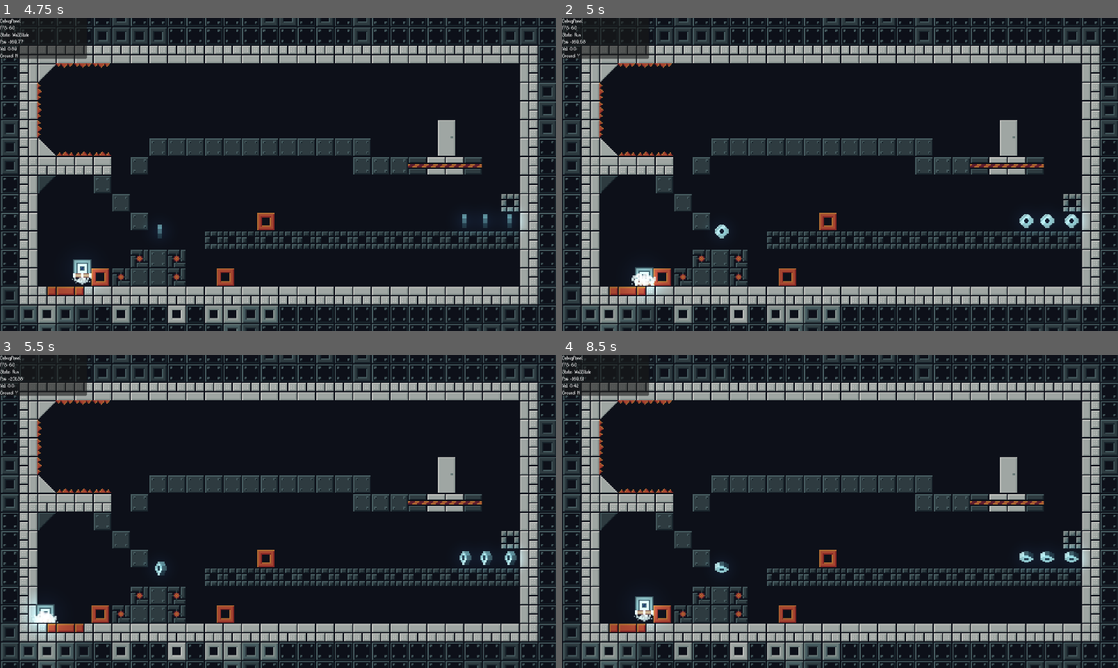
Above: before the commit, frames 1-4 (two rows, left to right).
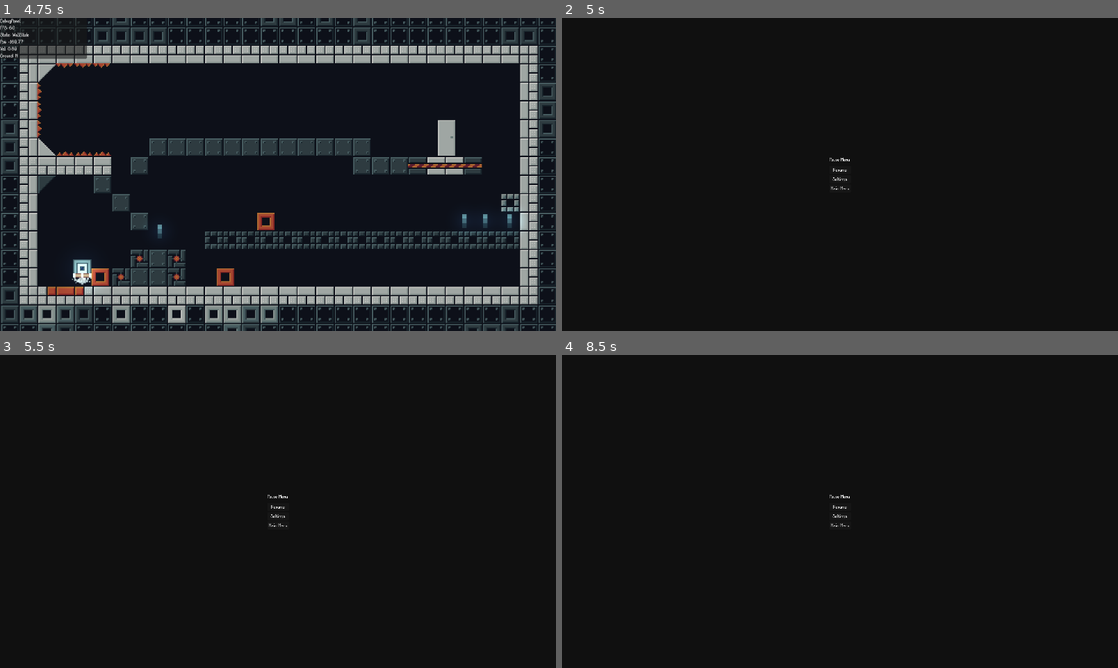
Above: after the commit, the same moments.

Repository: LeZellus/pistonprecision
Game: Godot game, scene res://scenes/worlds/MainScene.tscn
Two runs of this game, one before a commit and one after it. Both use one fixed random seed, a clock stepped at 60 frames per second and the inputs below.
Inputs:
- Up to frame 1 (4.75 s): click "Play" at 0.5 s; tap Enter (ui_accept) at 1.25 s; hold D (move_right) 1.28-2.78 s; tap Space (jump) at 1.52, 2.27, 3.77, 4.52 s; hold A (move_left) 2.78-3.53 s; hold D (move_right) from 3.53 s (still down)
- Up to frame 2 (5 s): keep holding D (move_right); tap Escape (ui_cancel) at 4.9 s
- Up to frame 3 (5.5 s): release D (move_right) at 5.03 s; hold A (move_left) from 5.03 s (still down); tap Space (jump) at 5.27 s
- Up to frame 4 (8.5 s): release A (move_left) at 5.78 s; hold D (move_right) 5.78-6.53 s; hold A (move_left) 6.53-8.03 s; tap Space (jump) at 6.77, 7.52, 8.27 s; hold D (move_right) from 8.03 s (still down)

Frame 1 is identical in both runs. In frame 2, 32% of the frame differs, in the area x 0-100%, y 0-100%; in frame 3, 32%; in frame 4, 32%.

Commit message:
state rework for world managment

Diff:
--- a/scripts/GameLevel.gd
+++ b/scripts/GameLevel.gd
@@ -26,96 +26,110 @@
 		pause_menu.settings_requested.connect(_show_settings_from_pause)
 		pause_menu.menu_requested.connect(_return_to_main_menu)
 
-	# Commencer par afficher le menu principal
+	# Commencer par le menu principal
 	_show_main_menu()
 
 func _input(event):
 	# Échap pendant le jeu = pause
-	if event.is_action_pressed("ui_cancel") and game_started and menu_layer and not menu_layer.visible:
+	if event.is_action_pressed("ui_cancel") and game_started and not _any_menu_visible():
 		_pause_game()
 
+func _any_menu_visible() -> bool:
+	return (main_menu and main_menu.visible) or \
+		   (settings_menu and settings_menu.visible) or \
+		   (pause_menu and pause_menu.visible)
+
 func _show_main_menu():
-	"""Affiche le menu principal et cache les autres"""
+	game_started = false
 	if menu_layer:
 		menu_layer.visible = true
 	if main_menu:
 		main_menu.visible = true
 	if settings_menu:
 		settings_menu.visible = false
+	if pause_menu:
+		pause_menu.visible = false
+
+	var game_manager = get_node_or_null("/root/GameManager")
+	if game_manager and game_manager.has_method("change_state"):
+		if "GameState" in game_manager:
+			game_manager.change_state(game_manager.GameState.MENU)
 
 func _show_settings():
-	"""Affiche le menu paramètres et cache le menu principal"""
 	if main_menu:
 		main_menu.visible = false
 	if settings_menu:
 		settings_menu.visible = true
 
 func _start_game():
-	"""Lance le jeu et cache tous les menus"""
+	"""Lance le jeu - le joueur sera créé par le SceneManager"""
 	print("Démarrage du jeu...")
 	game_started = true
 
-	# Cacher les menus AVANT d'initialiser le jeu
-	if menu_layer:
-		menu_layer.visible = false
+	# Cache tous les menus
+	_hide_all_menus()
 
-	# S'assurer que le GameManager est en mode PLAYING (avec vérification de sécurité)
+	# Changer l'état du GameManager
 	var game_manager = get_node_or_null("/root/GameManager")
 	if game_manager and game_manager.has_method("change_state"):
-		# Vérifier que l'enum GameState existe
 		if "GameState" in game_manager:
 			game_manager.change_state(game_manager.GameState.PLAYING)
-		else:
-			print("GameManager trouvé mais sans enum GameState")
-	else:
-		print("GameManager non trouvé ou méthode change_state manquante")
 
-	# MAINTENANT initialiser le jeu
+	# Vérifier les dépendances
 	if not starting_world:
 		push_error("Aucun monde de départ défini!")
 		return
 
-	var player_scene = preload("res://scenes/player/Player.tscn")
+	# NOUVEAU: Charger le monde qui créera automatiquement le joueur
+	await SceneManager.load_world_with_player(starting_world, starting_room)
 
-	SceneManager.initialize_with_player(player_scene)
-	await SceneManager.load_world(starting_world)
+	print("=== Jeu initialisé et prêt ===")
 
-	print("=== Initialisation terminée ===")
+func _hide_all_menus():
+	if menu_layer:
+		menu_layer.visible = false
+	if main_menu:
+		main_menu.visible = false
+	if settings_menu:
+		settings_menu.visible = false
+	if pause_menu:
+		pause_menu.visible = false
 
 # === GESTION DE LA PAUSE ===
 func _pause_game():
-	"""Met le jeu en pause"""
+	if not game_started:
+		return
+
 	if pause_menu:
 		pause_menu.show_pause()
+		if menu_layer:
+			menu_layer.visible = true
 
 func _resume_game():
-	"""Reprend le jeu"""
 	if pause_menu:
 		pause_menu.hide_pause()
+	if not _any_menu_visible():
+		if menu_layer:
+			menu_layer.visible = false
 
 func _show_settings_from_pause():
-	"""Affiche les paramètres depuis la pause"""
 	if pause_menu:
 		pause_menu.visible = false
 	if settings_menu:
 		settings_menu.visible = true
 
 func _return_to_main_menu():
-	"""Retourne au menu principal depuis la pause"""
 	if pause_menu:
 		pause_menu.hide_pause()
 	return_to_menu()
 
-# === API POUR RETOURNER AU MENU DEPUIS LE JEU ===
 func return_to_menu():
-	"""Retourne au menu principal depuis le jeu"""
 	print("Retour au menu...")
 	game_started = false
 
-	# Nettoyer proprement le SceneManager
+	# Nettoyer le SceneManager (qui détruira aussi le joueur)
 	SceneManager.cleanup_world()
 
-	# Remettre le GameManager en état MENU (avec vérification de sécurité)
 	var game_manager = get_node_or_null("/root/GameManager")
 	if game_manager and game_manager.has_method("change_state"):
 		if "GameState" in game_manager:
--- a/scripts/managers/SceneManager.gd
+++ b/scripts/managers/SceneManager.gd
@@ -1,4 +1,4 @@
-# scripts/managers/SceneManager.gd - Version optimisée
+# scripts/managers/SceneManager.gd
 extends Node
 
 # === REFERENCES ===
@@ -11,6 +11,7 @@
 # === CONSTANTS ===
 const ROOM_SIZE = Vector2(1320, 240)
 const TRANSITION_BUFFER = 16
+const PLAYER_SCENE = preload("res://scenes/player/Player.tscn")
 
 func _ready():
 	name = "SceneManager"
@@ -20,29 +21,17 @@
 	world_container.name = "WorldContainer"
 	add_child(world_container)
 
-# === INITIALIZATION OPTIMISÉE ===
-func initialize_with_player(player_scene: PackedScene):
-	# Cleanup sécurisé du joueur existant
-	_cleanup_player()
-
-	player = player_scene.instantiate()
-	world_container.add_child(player)
-
-func _cleanup_player():
-	"""Nettoyage sécurisé du joueur"""
-	if not player or not is_instance_valid(player):
-		return
-
-	player.queue_free()
-	player = null
-
-# === WORLD LOADING OPTIMISÉ ===
-func load_world(world_resource: WorldData, start_room_id: String = ""):
+# === NOUVELLE API PRINCIPALE ===
+func load_world_with_player(world_resource: WorldData, start_room_id: String = ""):
+	"""Point d'entrée principal : charge le monde ET crée le joueur"""
 	if not world_resource:
 		push_error("SceneManager: Ressource monde null!")
 		return
 
 	current_world = world_resource
+
+	# Créer le joueur en premier
+	_create_player()
 
 	# Déterminer la salle avec fallback intelligent
 	var room_id = _get_valid_room_id(start_room_id)
@@ -52,13 +41,36 @@
 
 	await load_room(room_id)
 
+func _create_player():
+	"""Crée le joueur dans le monde"""
+	# Cleanup sécurisé du joueur existant
+	_cleanup_player()
+
+	player = PLAYER_SCENE.instantiate()
+	world_container.add_child(player)
+	print("SceneManager: Joueur créé et ajouté au monde")
+
+# === METHODES LEGACY (pour compatibilité) ===
+func initialize_with_player(player_scene: PackedScene):
+	"""Méthode legacy - dépréciée, utilisez load_world_with_player"""
+	push_warning("initialize_with_player est déprécié, utilisez load_world_with_player")
+	_create_player()
+
+func load_world(world_resource: WorldData, start_room_id: String = ""):
+	await load_world_with_player(world_resource, start_room_id)
+
+# === RESTE DU CODE IDENTIQUE ===
+func _cleanup_player():
+	if not player or not is_instance_valid(player):
+		return
+
+	player.queue_free()
+	player = null
+
 func _get_valid_room_id(requested_id: String) -> String:
-	"""Retourne un room_id valide avec fallback"""
-	# Si une salle spécifique est demandée et existe
 	if not requested_id.is_empty() and current_world.get_room(requested_id):
 		return requested_id
 
-	# Fallback sur la première salle disponible
 	if current_world.rooms.size() > 0:
 		var fallback_id = current_world.rooms[0].room_id
 		if not requested_id.is_empty():
@@ -67,7 +79,6 @@
 
 	return ""
 
-# === ROOM LOADING OPTIMISÉ ===
 func load_room(room_id: String, _spawn_id: String = "default"):
 	if not current_world:
 		push_error("Aucun monde chargé")
@@ -87,13 +98,10 @@
 	_setup_player_in_room()
 
 func _load_new_room(room_data: RoomData):
-	"""Charge une nouvelle salle avec cleanup sécurisé"""
-	# Supprimer l'ancienne salle
 	if current_room_node and is_instance_valid(current_room_node):
 		current_room_node.queue_free()
 		await current_room_node.tree_exited
 
-	# Charger la nouvelle salle
 	var room_scene = load(room_data.scene_path)
 	if not room_scene:
 		push_error("Impossible de charger: " + room_data.scene_path)
@@ -104,7 +112,6 @@
 	world_container.add_child(current_room_node)
 
 func _setup_player_in_room():
-	"""Configure le joueur dans la salle"""
 	if not player or not is_instance_valid(player):
 		return
 
@@ -113,48 +120,38 @@
 	player.velocity = Vector2.ZERO
 	player.global_position = Vector2(-185, 30)
 
-# === TRANSITIONS OPTIMISÉES ===
 func transition_to_room(target_room_id: String):
-	"""Transition vers une autre salle avec preservation de vélocité"""
 	if not current_world:
 		push_error("Aucun monde chargé")
 		return
 
-	# Préserver la vélocité pour transition fluide
 	var preserved_velocity = Vector2.ZERO
 	if player and is_instance_valid(player):
 		preserved_velocity = player.velocity
 
-		# Démarrer la transition côté joueur
 		if player.has_method("start_room_transition"):
 			player.start_room_transition()
 
-	# Charger la nouvelle salle
 	await load_room(target_room_id)
 
-	# Restaurer la vélocité
 	if player and is_instance_valid(player):
 		player.velocity = preserved_velocity
 
-# === CLEANUP OPTIMISÉ ===
 func cleanup_world():
-	"""Nettoie tout le contenu du monde"""
 	_cleanup_player()
 	_cleanup_room()
 	_cleanup_world_data()
 
 func _cleanup_room():
-	"""Nettoie la salle actuelle"""
 	if current_room_node and is_instance_valid(current_room_node):
 		current_room_node.queue_free()
 		current_room_node = null
 
 func _cleanup_world_data():
-	"""Nettoie les données du monde"""
 	current_world = null
 	current_room = null
 
-# === GETTERS SÉCURISÉS ===
+# === GETTERS ===
 func get_current_room_id() -> String:
 	return current_room.room_id if current_room else ""
 
--- a/scripts/player/states/DeathState.gd
+++ b/scripts/player/states/DeathState.gd
@@ -50,7 +50,9 @@
 
 func process_frame(_delta: float) -> State:
 	if has_respawned and transition_complete:
-		return StateTransitions._get_state("IdleState")
+		# Solution la plus directe : récupérer l'état depuis la StateMachine
+		var state_machine = get_parent()
+		return state_machine.get_node("IdleState")
 	return null
 
 func _trigger_early_respawn():
--- a/scripts/player/states/FallState.gd
+++ b/scripts/player/states/FallState.gd
@@ -9,4 +9,8 @@
 	parent.physics_component.apply_precise_air_movement(delta)
 
 	parent.move_and_slide()
-	return StateTransitions.get_next_state(self, parent, delta)
+
+	# CORRECTION: Utiliser preload
+	var StateTransitionsClass = preload("res://scripts/player/states/StateTransitions.gd")
+	var state_transitions = StateTransitionsClass.new()
+	return state_transitions.get_next_state(self, parent, delta)
--- a/scripts/player/states/IdleState.gd
+++ b/scripts/player/states/IdleState.gd
@@ -8,9 +8,13 @@
 	parent.physics_component.apply_gravity(delta)
 
 	if InputManager.get_movement() != 0:
-		parent.physics_component.apply_movement(delta)  # 100% efficacité au sol
+		parent.physics_component.apply_movement(delta)
 	else:
 		parent.physics_component.apply_friction(delta)
 
 	parent.move_and_slide()
-	return StateTransitions.get_next_state(self, parent, delta)
+
+	# SOLUTION: Créer une instance de StateTransitions
+	var StateTransitionsClass = preload("res://scripts/player/states/StateTransitions.gd")
+	var state_transitions = StateTransitionsClass.new()
+	return state_transitions.get_next_state(self, parent, delta)
--- a/scripts/player/states/JumpState.gd
+++ b/scripts/player/states/JumpState.gd
@@ -10,18 +10,19 @@
 
 func process_physics(delta: float) -> State:
 	parent.physics_component.apply_gravity(delta)
-
-	parent.physics_component.apply_precise_air_movement(delta)  # 100% de contrôle en l'air
+	parent.physics_component.apply_precise_air_movement(delta)
 
 	if parent.velocity.y < 0 and InputManager.was_jump_released():
 		parent.velocity.y *= PlayerConstants.JUMP_CUT_MULTIPLIER
 
 	parent.move_and_slide()
-	return StateTransitions.get_next_state(self, parent, delta)
+
+	# CORRECTION: Utiliser preload
+	var StateTransitionsClass = preload("res://scripts/player/states/StateTransitions.gd")
+	var state_transitions = StateTransitionsClass.new()
+	return state_transitions.get_next_state(self, parent, delta)
 
 func _perform_jump():
 	parent.velocity.y = PlayerConstants.JUMP_VELOCITY
-
-	# Son avec cooldown de 150ms pour éviter les doublons
 	AudioManager.play_sfx_with_cooldown("player/jump", 150, 1.0)
 	ParticleManager.emit_jump(parent.global_position)
--- a/scripts/player/states/RunState.gd
+++ b/scripts/player/states/RunState.gd
@@ -8,9 +8,13 @@
 	parent.physics_component.apply_gravity(delta)
 
 	if InputManager.get_movement() != 0:
-		parent.physics_component.apply_movement(delta)  # 100% efficacité au sol
+		parent.physics_component.apply_movement(delta)
 	else:
 		parent.physics_component.apply_friction(delta)
 
 	parent.move_and_slide()
-	return StateTransitions.get_next_state(self, parent, delta)
+
+	# CORRECTION: Utiliser preload
+	var StateTransitionsClass = preload("res://scripts/player/states/StateTransitions.gd")
+	var state_transitions = StateTransitionsClass.new()
+	return state_transitions.get_next_state(self, parent, delta)
--- a/scripts/player/states/StateTransitions.gd
+++ b/scripts/player/states/StateTransitions.gd
@@ -1,9 +1,9 @@
 class_name StateTransitions
 
 # Cache des références d'états pour éviter get_node() répétés
-static var _state_cache: Dictionary = {}
+var _state_cache: Dictionary = {}
 
-static func get_next_state(current_state: State, player: Player, delta: float) -> State:
+func get_next_state(current_state: State, player: Player, delta: float) -> State:
 	# Cache des états au premier appel
 	if _state_cache.is_empty():
 		_cache_states(current_state)
@@ -27,7 +27,7 @@
 
 	return null
 
-static func _should_die(player: Player) -> bool:
+func _should_die(player: Player) -> bool:
 	"""Vérifie si le joueur devrait mourir (chute dans le vide, etc.)"""
 	# Exemple : mort par chute (à adapter selon ton niveau)
 	if player.global_position.y > 1000:  # Limite du niveau
@@ -42,7 +42,7 @@
 
 	return false
 
-static func _cache_states(reference_state: State):
+func _cache_states(reference_state: State):
 	"""Cache les références d'états une seule fois"""
 	var state_machine = reference_state.get_parent()
 
@@ -50,11 +50,11 @@
 		if child is State:
 			_state_cache[child.get_script().get_global_name()] = child
 
-static func _get_state(state_name: String) -> State:
+func _get_state(state_name: String) -> State:
 	"""Récupère un état depuis le cache"""
 	return _state_cache.get(state_name)
 
-static func _handle_ground_states(current_state: State, player: Player, _delta: float) -> State:
+func _handle_ground_states(current_state: State, player: Player, _delta: float) -> State:
 	# Quitter le sol ?
 	if not player.is_on_floor():
 		return _get_state("JumpState") if player.velocity.y < 0 else _get_state("FallState")
@@ -78,7 +78,7 @@
 
 	return null
 
-static func _handle_air_states(current_state: State, player: Player, _delta: float) -> State:
+func _handle_air_states(current_state: State, player: Player, _delta: float) -> State:
 	# Atterrir ?
 	if player.is_on_floor():
 		return _get_state("RunState") if InputManager.get_movement() != 0 else _get_state("IdleState")
@@ -104,7 +104,7 @@
 
 	return null
 
-static func _handle_wall_slide_state(_current_state: State, player: Player, _delta: float) -> State:
+func _handle_wall_slide_state(_current_state: State, player: Player, _delta: float) -> State:
 	# Atterrir ?
 	if player.is_on_floor():
 		return _get_state("RunState") if InputManager.get_movement() != 0 else _get_state("IdleState")
--- a/scripts/player/states/WallSlideState.gd
+++ b/scripts/player/states/WallSlideState.gd
@@ -8,7 +8,6 @@
 	parent.physics_component.apply_gravity(delta)
 	parent.physics_component.apply_wall_slide(delta)
 
-	# Physique spéciale du wall slide
 	var input_dir = InputManager.get_movement()
 	var wall_side = parent.wall_detector.get_wall_side()
 
@@ -19,4 +18,7 @@
 
 	parent.move_and_slide()
 
-	return StateTransitions.get_next_state(self, parent, delta)
+	# CORRECTION: Utiliser preload
+	var StateTransitionsClass = preload("res://scripts/player/states/StateTransitions.gd")
+	var state_transitions = StateTransitionsClass.new()
+	return state_transitions.get_next_state(self, parent, delta)
